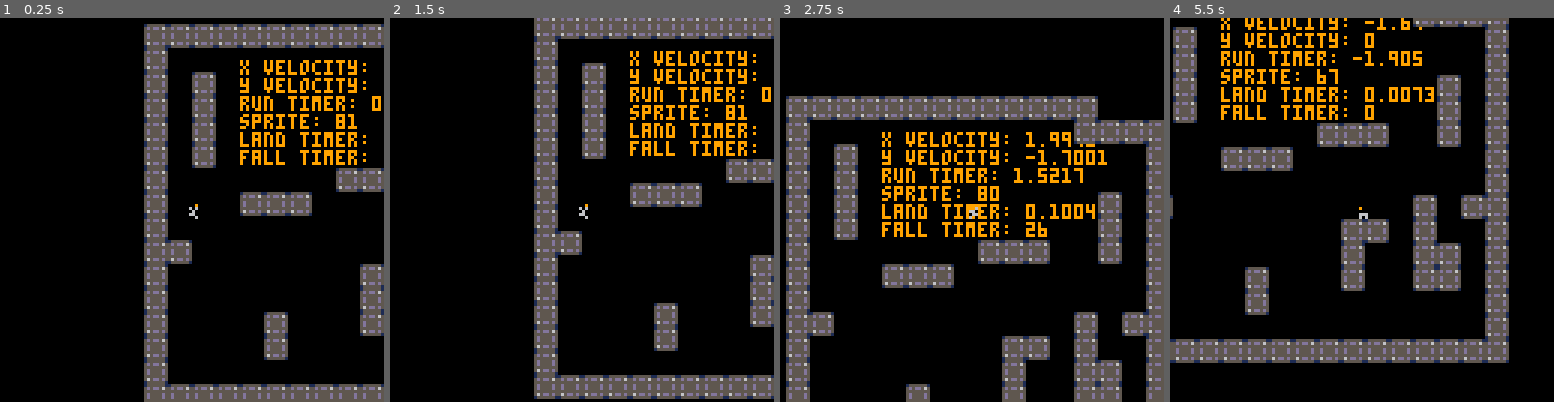
Above: before the commit, frames 1-4 (left to right).
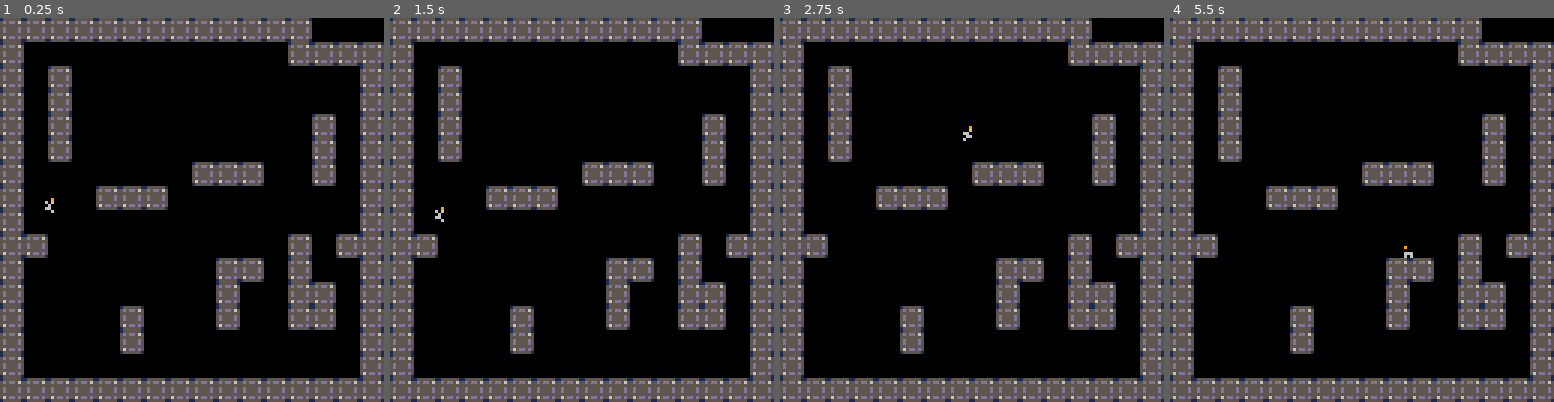
Above: after the commit, the same moments.

Repository: charlietran/pico8-games
Game: PICO-8 cartridge runboi.p8
Two runs of this game, one before a commit and one after it. Both use one fixed random seed, a clock stepped at 60 frames per second and the inputs below.
Inputs:
- Up to frame 1 (0.25 s): no input
- Up to frame 2 (1.5 s): tap O (Z key) at 0.7 s
- Up to frame 3 (2.75 s): hold Right 1.6-2.1 s; tap O (Z key) at 1.7, 2.1, 2.5 s; hold Right from 2.47 s (still down)
- Up to frame 4 (5.5 s): tap O (Z key) every 0.4 s from 2.9 to 5.3 s; release Right at 3.03 s; hold Left 3.08-3.58 s; hold Right 4.02-4.68 s; hold Left from 5.08 s (still down)

The runs differ from the first frame. In frame 1, 42% of the frame differs, in the area x 0-100%, y 0-100%; in frame 2, 43%; in frame 3, 44%; in frame 4, 50%.

Commit message:
Clean up debug code

Diff:
--- a/runboi.p8
+++ b/runboi.p8
@@ -58,22 +58,19 @@
 	--clear screen, reset camera
 	cls()
 
-	--center camera on player
-	--camera(player.x,player.y)
-	--puts the camera top-left
-	--origin at the player origin,
-	--then we offset by half a
-	--screen in both directions
-	camera(player.x-64,player.y-64)
-
+	--reset camera
+	camera(0,0)
 	--debug
+	debug=false
 	debugrow=0
-	debugprint("x velocity: " .. player.vx)
-	debugprint("y velocity: " .. player.vy)
-	debugprint("run timer: " .. player.runtimer)
-	debugprint("sprite: " .. player.spr)
-	debugprint("land timer: " .. abs(player.landtimer))
-	debugprint("fall timer: " .. player.falltimer)
+	if debug then
+		debugprint("x velocity: " .. player.vx)
+		debugprint("y velocity: " .. player.vy)
+		debugprint("run timer: " .. player.runtimer)
+		debugprint("sprite: " .. player.spr)
+		debugprint("land timer: " .. abs(player.landtimer))
+		debugprint("fall timer: " .. player.falltimer)
+	end
 
 	--draw the map
 	map(0,0,0,0,128,128)
